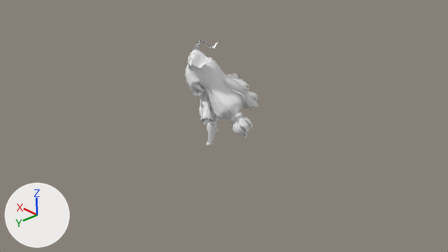
The Blender file ※画像データ/アニメーションファイル編集/Attack.blend as it was, and as the next commit left it.
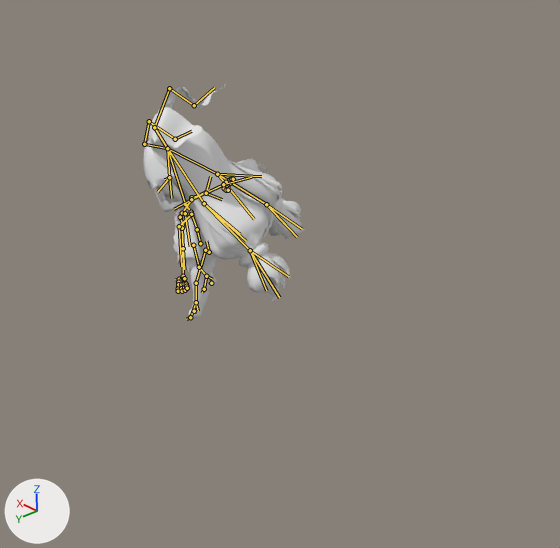
Old and new are each drawn from the file's camera 'Camera' and again close up on the part from 27% to 84% of the width and 0% to 100% of the height. Arrows for +X, +Y and +Z are at lower left; the lights stay in place. Both versions are drawn at frame 30 of the action 'metarigAction'; the numbers are the values there. The bones that bend it are drawn over the model as lines in the close-ups.

In view in the first close-up: 'hammer', 'unity'.
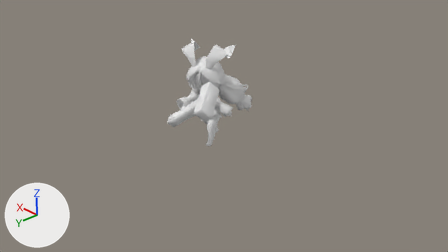
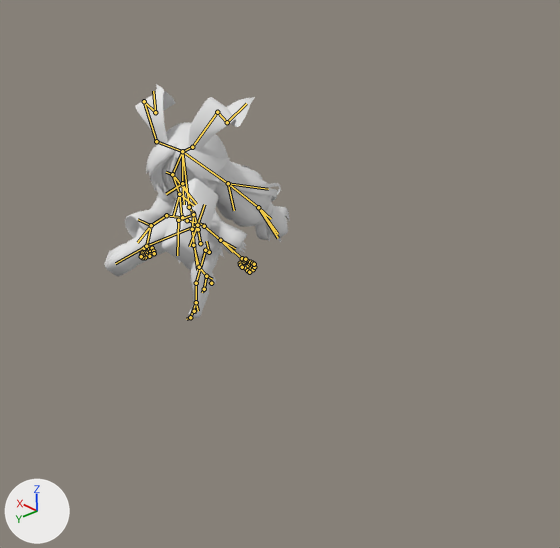
What the commit changed:
Bone 'spine' (bone_spine) turns from (8, -13, 1) to (8, 33, 4) degrees about its own x, y and z.
Bone 'head' (bone_head) turns from (-3, 0, 1) to (-9, 31, -10) degrees about its own x, y and z.
Bone 'upper_arm.L' (bone_upper_arm_l) turns from (0, 0, 0) to (-24, 26, -22) degrees about its own x, y and z.
Bone 'shoulder.R' (bone_shoulder_r) turns from (19, -3, -4) to (36, 5, 124) degrees about its own x, y and z.
Bone 'forearm.R' (bone_forearm_r) turns from (-7, -3, -4) to (42, 26, 16) degrees about its own x, y and z.

Pixel boxes (x1, y1, x2, y2) of what changed, in the close-ups (560 x 548 px):
'unity', posed: before (143, 83, 305, 318); after (125, 84, 289, 318)
'hammer', posed: before (155, 158, 259, 212); after (104, 178, 218, 277)
bone 'spine', root to tip: before (200, 243) to (197, 229); after (200, 243) to (198, 229)
bone 'head', root to tip: before (185, 204) to (167, 148); after (189, 207) to (182, 151)
bone 'upper_arm.L', root to tip: before (182, 228) to (183, 248); after (204, 226) to (220, 240)
bone 'shoulder.R', root to tip: before (182, 213) to (193, 197); after (182, 217) to (165, 215)
bone 'forearm.R', root to tip: before (206, 193) to (223, 184); after (151, 225) to (146, 246)
